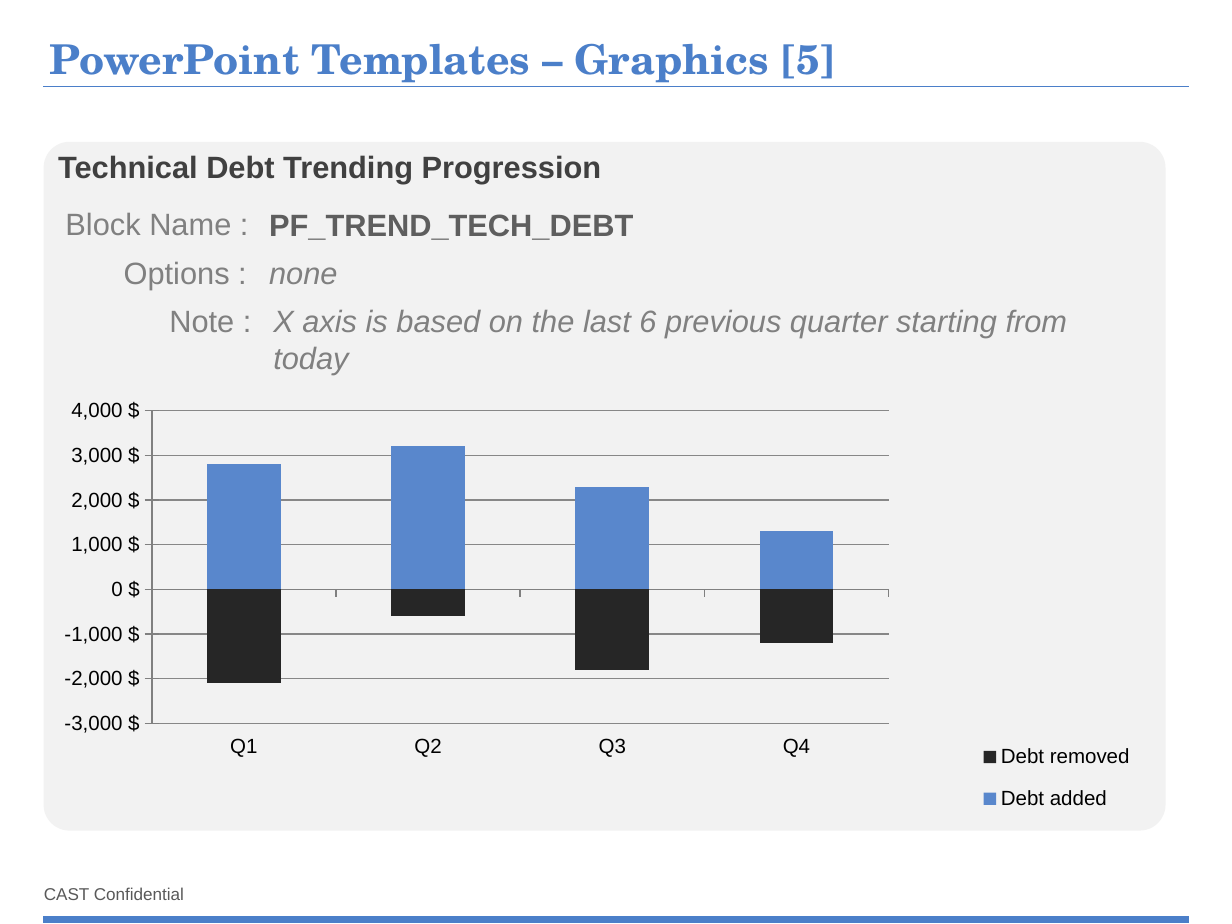
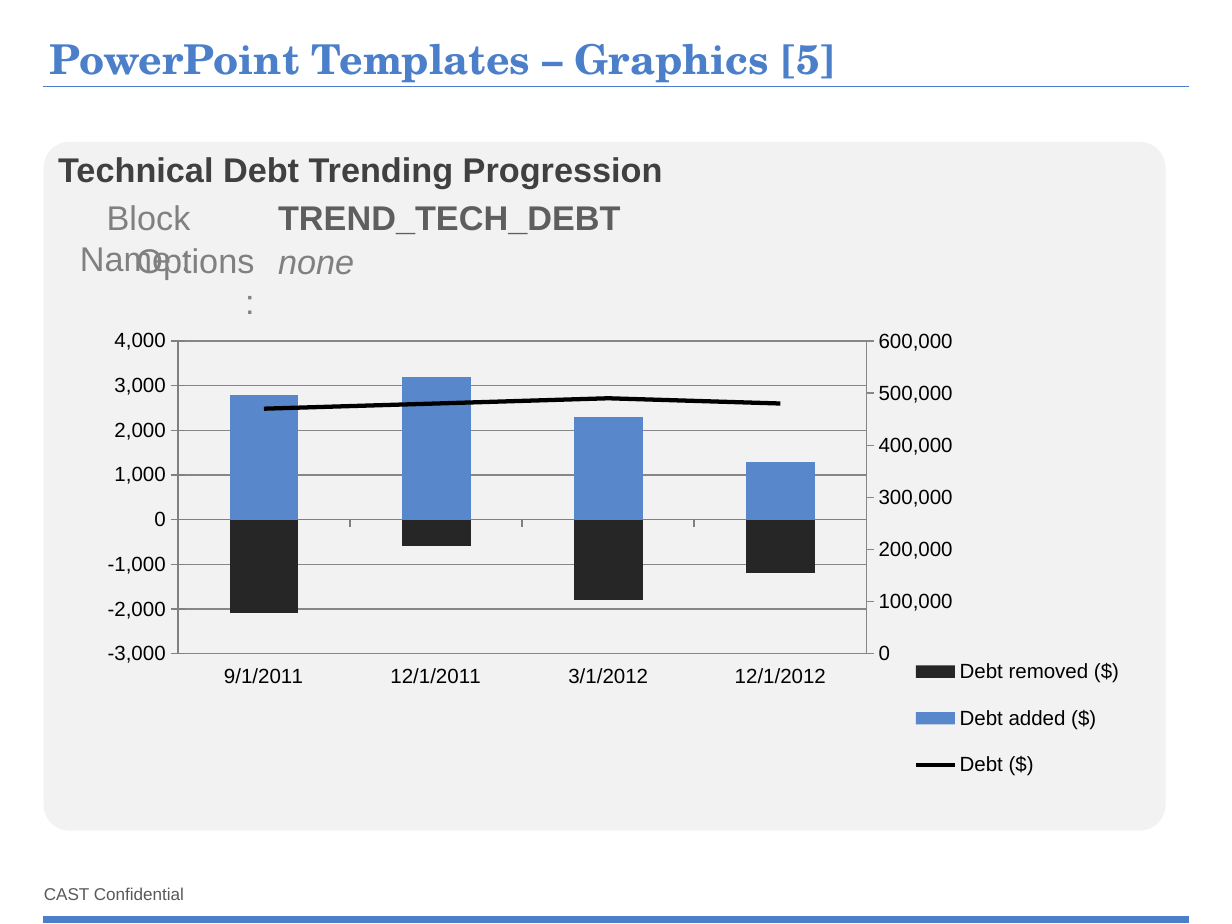
Before and after one commit to CAST-projects/ReportGenerator, a slide deck: slide 22 of CastReporting.Reporting/TemplatesFiles/1- Powerpoint-components-library.pptx (slide 14 before the commit). Drawn at 1232x924 pixels with LibreOffice and Linux fonts; fonts in the diff are those of the drawing; background and template pictures are left out. Boxes give left, top, right and bottom in pixels: in the first picture for what was removed or moved away, otherwise in the second. Text is boxed around its words. In the diff, an @@ line names an element or a change of style, - is before the commit and + after.

Commit message:
REPORTGEN-187 : fix ppt templates

```diff
--- a/CastReporting.Reporting/TemplatesFiles/1- Powerpoint-components-library.pptx
+++ b/CastReporting.Reporting/TemplatesFiles/1- Powerpoint-components-library.pptx
@@ text "Block Name :": place and size @@
-text "Block Name :" at (65, 213, 231, 235)
+text "Block Name :" at (80, 205, 191, 278)
@@ text at (278, 206, 621, 234): text changed; size 18 to 20 pt @@
-PF_TREND_TECH_DEBT
+TREND_TECH_DEBT
@@ text "Options :": place and size @@
-text "Options :" at (124, 262, 230, 289)
+text "Options :" at (136, 248, 254, 280)
@@ size 18 to 20 pt in 4 elements at (58, 157, 663, 188), (80, 205, 191, 278), (136, 248, 254, 280), (278, 255, 354, 274) @@
@@ text "none": place and size @@
-text "none" at (269, 267, 337, 284)
+text "none" at (278, 255, 354, 274)
@@ column chart at (79, 296, 1149, 819) @@
-categories: Q1, Q2, Q3, Q4
+categories: 40787, 40878, 40969, 41244
-Debt removed: -2100, -600, -1800, -1200
+Debt removed ($): -2100, -600, -1800, -1200
-Debt added: 2800, 3200, 2300, 1300
+Debt added ($): 2800, 3200, 2300, 1300
+Debt ($): 470000, 480000, 490000, 480000
@@ value axis changed @@
@@ second value axis changed @@
@@ column chart: place and size @@
-column chart at (47, 365, 1193, 888)
+column chart at (79, 296, 1149, 819)
@@ text removed at (169, 311, 234, 332) @@
-Note :
@@ text removed at (273, 310, 1068, 375) @@
-X axis is based on the last 6 previous quarter starting from today
```
Also in this commit, not shown: 6 other slides changed, 47 slides added, 7 slides removed, 1 other file.
